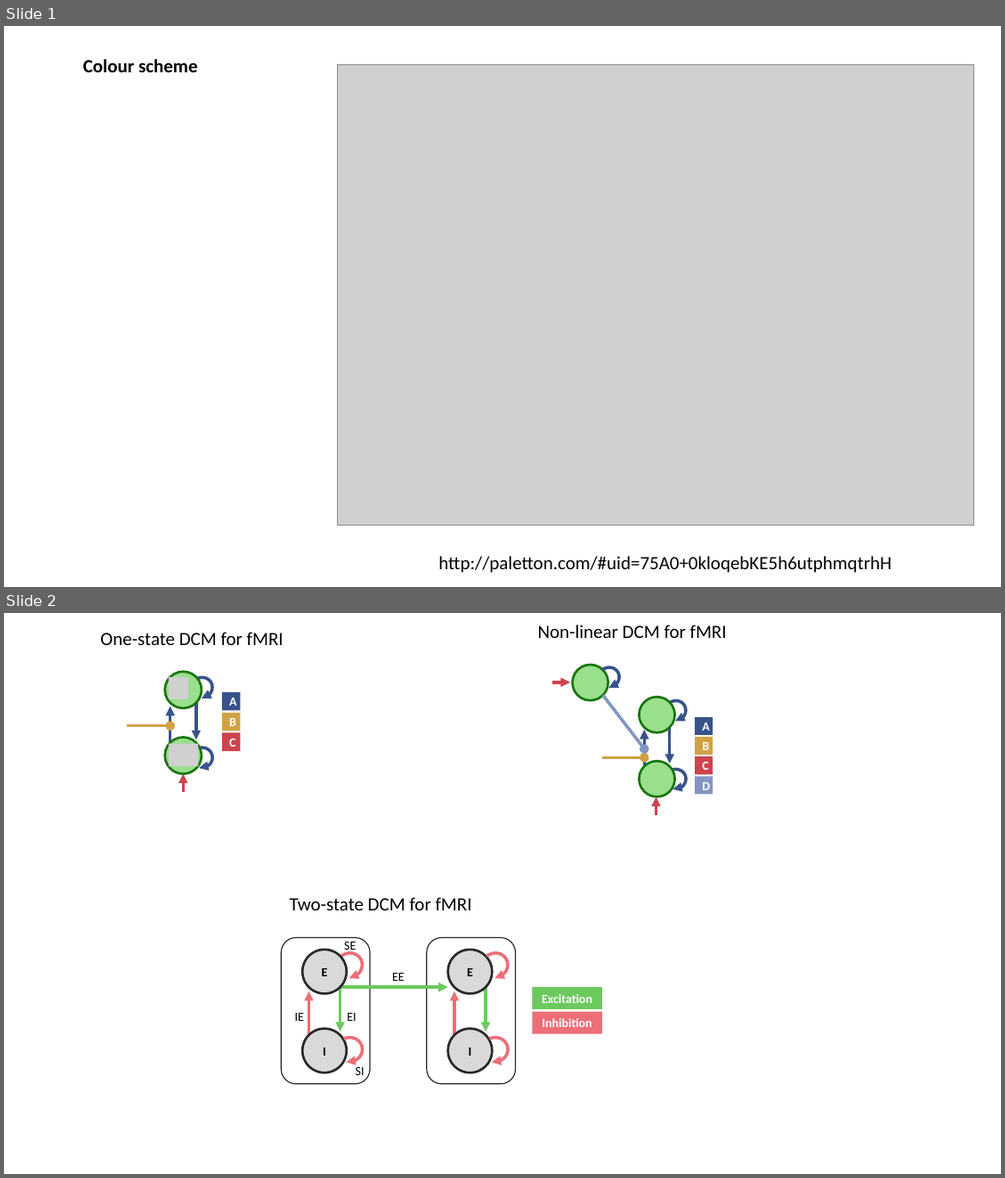
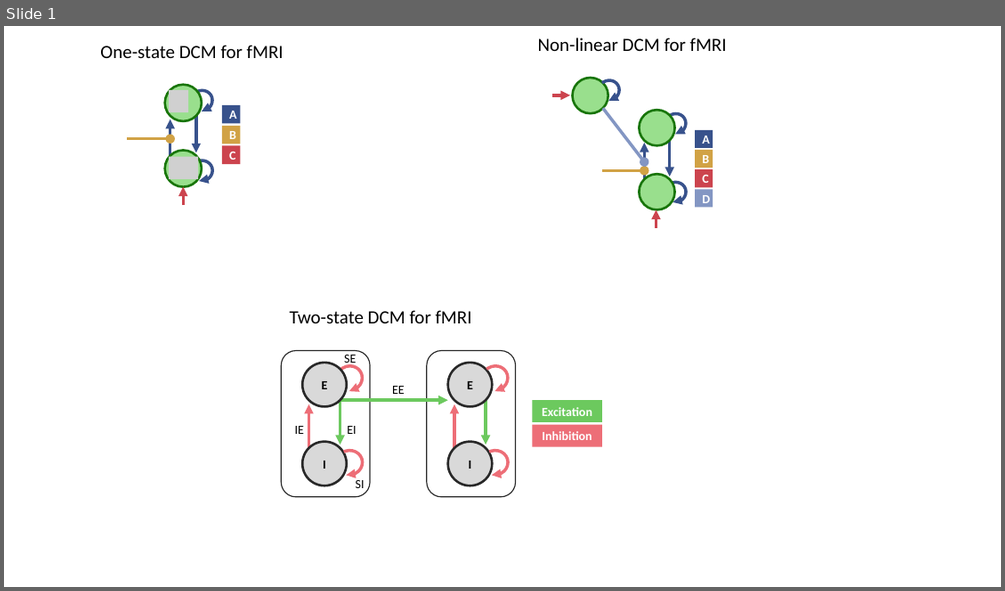
Before and after one commit to spm/spm-docs, a slide deck: theory/dcm/models/DCM model images.pptx. Shown one above the other, each under a label of ours: slides 1 and 2 before the commit, slide 1 after it. The pictures are 1005x1178 and 1005x591 pixels, drawn with LibreOffice and Linux fonts; fonts in the diff are those of the drawing; grey boxes stand for pictures. Boxes give left, top, right and bottom in pixels: in the first picture for what was removed or moved away, otherwise in the second. Text is boxed around its words. In the diff, an @@ line names an element or a change of style, - is before the commit and + after.

Commit message:
Created slide with colour scheme and added DCM theory images

```diff
--- a/theory/dcm/models/DCM model images.pptx
+++ b/theory/dcm/models/DCM model images.pptx
@@ slide 1 removed at (4,26,1001,587), background #FFFFFF @@
@@ text removed at (83,59,198,72) @@
-Colour scheme
@@ picture removed at (338,65,974,524) @@
@@ text removed at (438,556,891,572) @@
-http://paletton.com/#uid=75A0+0kloqebKE5h6utphmqtrhH
@@ what was slide 2 is now slide 1 @@
```
Also in this commit, not shown: 3 other files.
